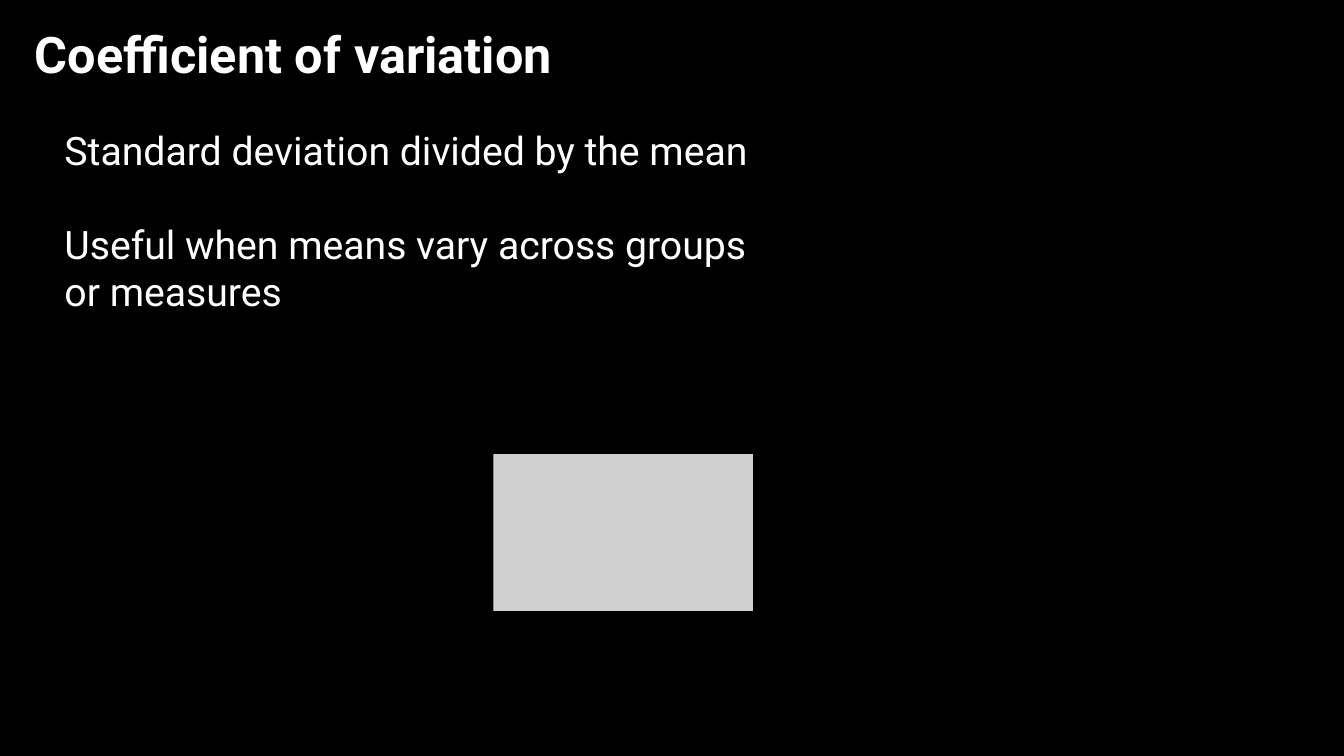
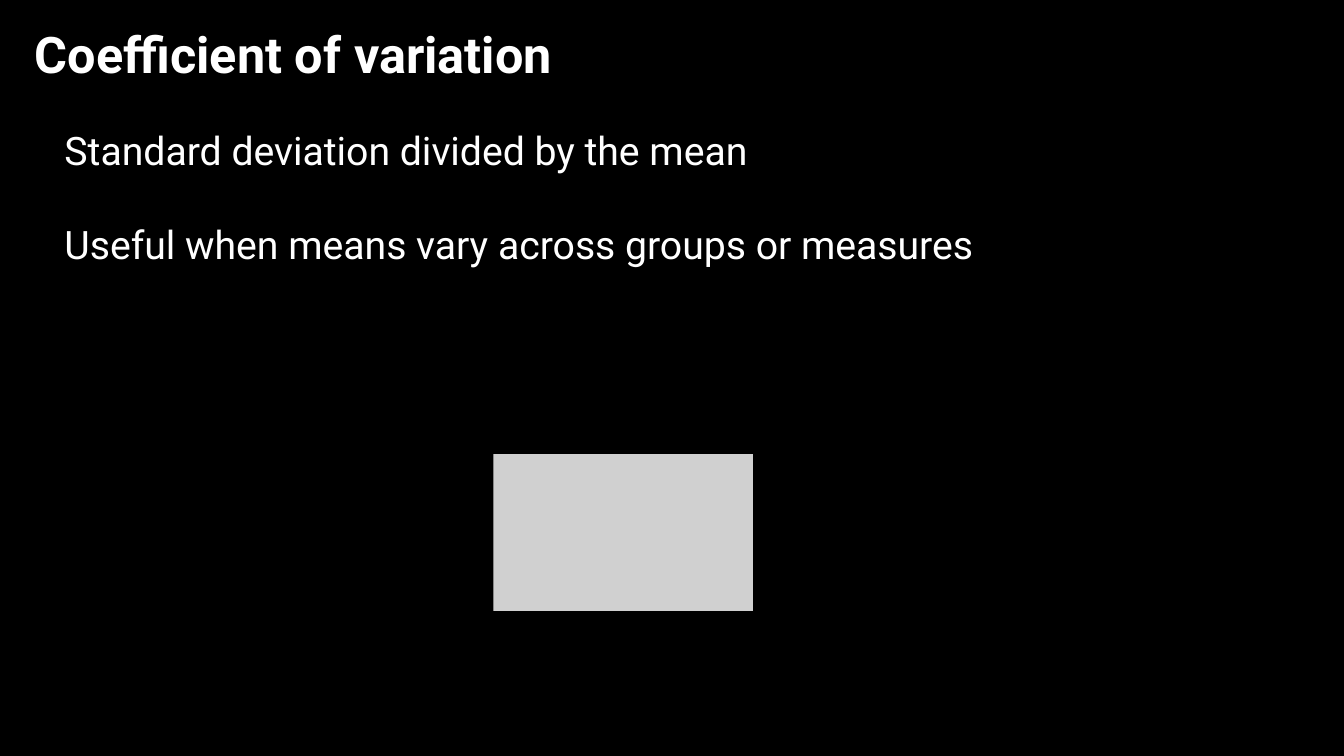
Before and after one commit to jshannon75/geog4300, a slide deck: slide 5 of in_class_slides/geog4300_W04-1 Classification and descriptive stats.pptx. Drawn at 1344x756 pixels with LibreOffice and Linux fonts; fonts in the diff are those of the drawing; grey boxes stand for pictures; background and template pictures are left out. Boxes give left, top, right and bottom in pixels: in the first picture for what was removed or moved away, otherwise in the second. Text is boxed around its words. In the diff, an @@ line names an element or a change of style, - is before the commit and + after.

```diff
--- a/in_class_slides/geog4300_W04-1 Classification and descriptive stats.pptx
+++ b/in_class_slides/geog4300_W04-1 Classification and descriptive stats.pptx
@@ text "Standard deviation divided by the ..." rewrapped from [64, 135, 747, 307] to [64, 135, 973, 268] @@
```
Also in this commit, not shown: 2 other slides changed, 1 slide added, 2 other files.
